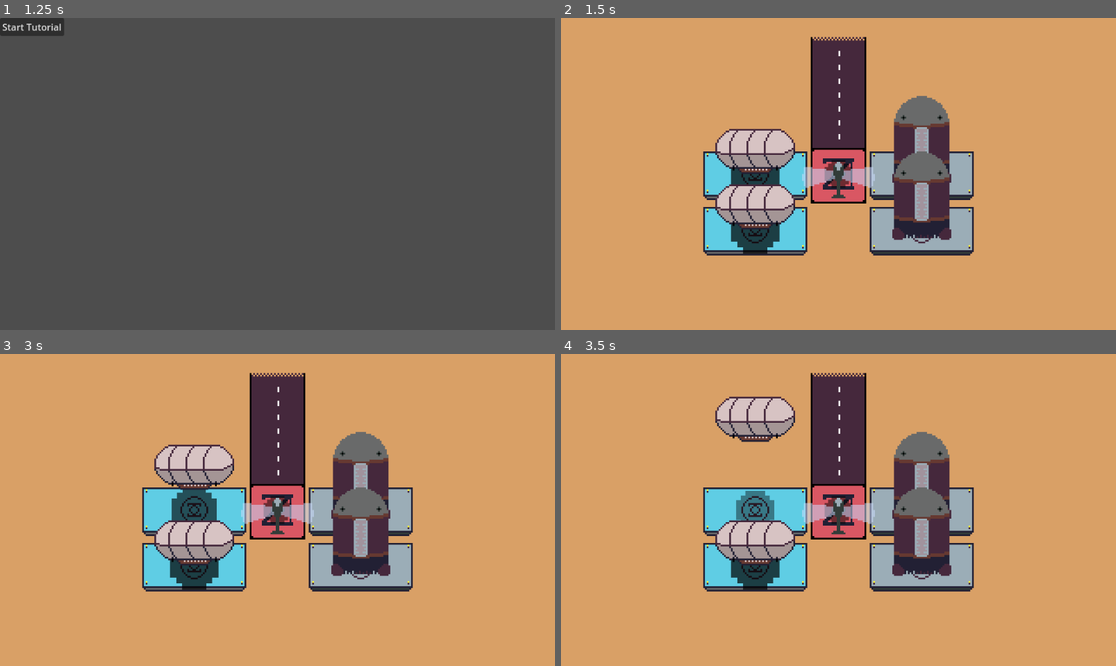
Above: before the commit, frames 1-4 (two rows, left to right).
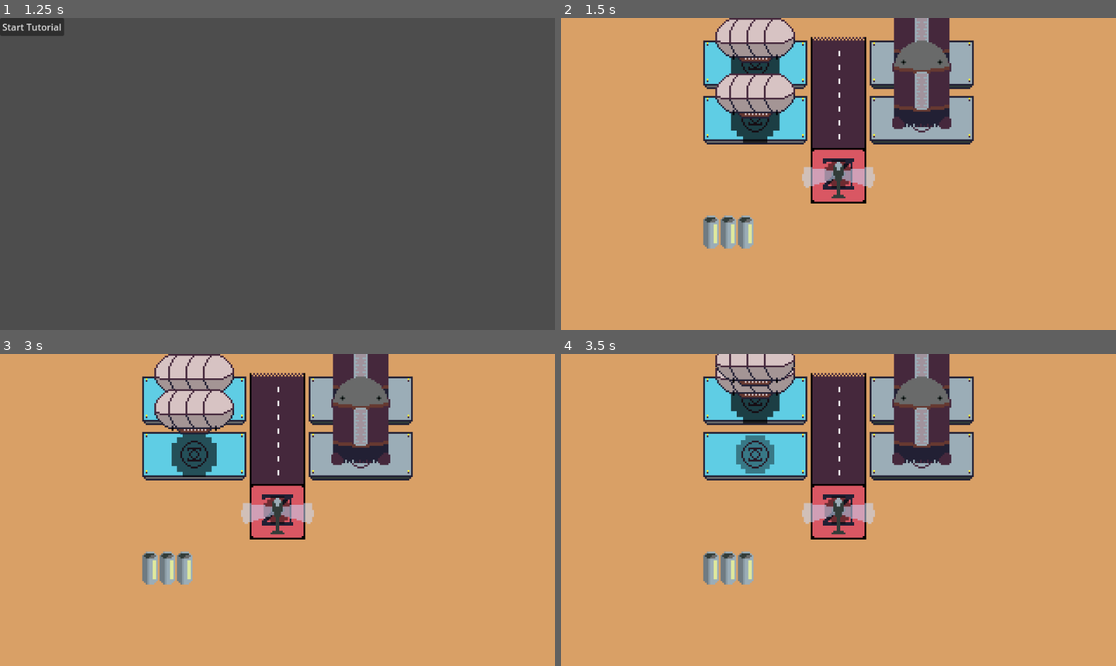
Above: after the commit, the same moments.

Repository: Griffii/Spice_Runners
Game: Godot game, scene res://managers/Main_Scene.tscn
Same seed, same stepped clock (60 frames per second), same inputs: the game is played once before the commit and once after it. Before the commit the project starts from res://Main_Scene.tscn.
Inputs (mouse positions are in pixels of both pictures, inside the frame that each line leads up to):
- Up to frame 1 (1.25 s): tap Enter at 0.5 s; move the mouse to (399, 158) at 0.52 s; hold D (right) from 0.53 s (still down); tap E (beacon) at 0.6 s; click (399, 158) at 0.67 s
- Up to frame 2 (1.5 s): release D (right) at 1.25 s; click "Start Tutorial" at 1.25 s
- Up to frame 3 (3 s): tap Space (alt_up) at 2 s; move the mouse to (360, 475) at 2.02 s; hold Shift (alt_down) 2.03-2.78 s; tap E (beacon) at 2.1, 2.85 s; click (360, 475) at 2.17 s; tap Enter at 2.75 s; move the mouse to (360, 531) at 2.77 s; hold D (right) from 2.78 s (still down); click (360, 531) at 2.92 s
- Up to frame 4 (3.5 s): keep holding D (right)

Frame 1 is identical in both runs. In frame 2, 27% of the frame differs, in the area x 25-75%, y 0-77%; in frame 3, 26%; in frame 4, 26%.

Commit message:
Added spice silos and their spawning logic. Adjusted the carrier altitude and offset to better match crawlers sprite. Working on the spice offload logic and global spice storage.

Diff:
--- a/Main_Scene.tscn
+++ /dev/null
@@ -1,24 +0,0 @@
-[gd_scene load_steps=7 format=3 uid="uid://cb06d6loyq3b4"]
-
-[ext_resource type="Script" path="res://managers/level_manager.gd" id="1_vivpq"]
-[ext_resource type="Script" path="res://managers/base_manager.gd" id="2_mr6kd"]
-[ext_resource type="Script" path="res://ui_manager.gd" id="3_8wdcs"]
-[ext_resource type="PackedScene" uid="uid://c0gpfa2uiykfp" path="res://assets/base/thopter/thopter_pad.tscn" id="3_vjb8v"]
-[ext_resource type="PackedScene" uid="uid://omhicijnclmp" path="res://assets/base/crawler/crawler_pad.tscn" id="4_bkwpd"]
-[ext_resource type="PackedScene" uid="uid://8x3l20tx06gf" path="res://assets/base/carrier/carrier_pad.tscn" id="5_iq55b"]
-
-[node name="Main_Scene" type="Node2D"]
-
-[node name="Level_Manager" type="Node2D" parent="."]
-script = ExtResource("1_vivpq")
-
-[node name="Base_Manager" type="Node2D" parent="."]
-script = ExtResource("2_mr6kd")
-thopter_pad_scene = ExtResource("3_vjb8v")
-crawler_pad_scene = ExtResource("4_bkwpd")
-carrier_pad_scene = ExtResource("5_iq55b")
-
-[node name="UI_Manager" type="Node2D" parent="."]
-script = ExtResource("3_8wdcs")
-
-[node name="Audio_Manager" type="Node2D" parent="."]
--- a/assets/base/carrier/carrier.gd
+++ b/assets/base/carrier/carrier.gd
@@ -3,9 +3,9 @@
 # Carrier Properties
 @export var speed: float = 50.0  # Movement speed
 @export var arrival_distance: float = 1.0  # Distance at which the carrier "arrives"
-@export var max_altitude: float = 13.0  # Maximum height
+@export var max_altitude: float = 15.0  # Maximum height
 @export var payload_drop_delay: float = 1.0  # Delay before dropping payload
-@export var payload_altitude: float = 8.0  # Altitude when dropping or grabbing payload
+@export var payload_altitude: float = 12.0  # Altitude when dropping or grabbing payload
 @export var landing_altitude: float = 0.0
 @export var altitude_change_speed: float = 2.0  # Speed of altitude adjustment
 
@@ -188,6 +188,6 @@
 
 	# Offset the payload if attached     ## -55 for carrier, -25 for crawler works great. I don't know why
 	if payload_attached and payload:
-		var max_crawler_offset = -25
+		var max_crawler_offset = -5
 		var crawler_offset = (altitude - payload_altitude) / (max_altitude - payload_altitude) * max_crawler_offset
 		payload.global_position = global_position + Vector2(0, crawler_offset)
--- a/assets/base/crawler/crawler.gd
+++ b/assets/base/crawler/crawler.gd
@@ -79,7 +79,8 @@
 	mining_tick += delta
 
 	if mining_tick >= 1.0:  # Collect spice every second
-		current_spice = min(current_spice + mining_rate, max_storage)
+		# Increase spice in crawler storage
+		current_spice += mining_rate
 		print("Mining... Current Spice: ", current_spice, "/", max_storage)
 		# Deplete available spice
 		GameManager.level_manager.reduce_spice_at_tile(global_position, mining_rate)
@@ -113,7 +114,7 @@
 
 # Move to a new spice tile
 func move_to_target(delta: float, target_position: Vector2):
-	print("Moving from: ", global_position, " to: ", target_position)
+	##print("Moving from: ", global_position, " to: ", target_position)
 	global_position = global_position.move_toward(target_position, travel_speed * delta)
 
 # Check if arrived at target position
--- a/assets/base/crawler/crawler_pad.gd
+++ b/assets/base/crawler/crawler_pad.gd
@@ -3,8 +3,6 @@
 @onready var crawler: Area2D = $Crawler  # Variable for the Crawler child node
 var crawler_state: String = "idle"  # Default crawler state
 @export var crawler_name: String = "CRAWLER NAME"
-
-var max_base_storage: float = GameManager.base_manager.max_spice_storage
 
 
 # Reference to the carrier
@@ -23,7 +21,6 @@
 
 func _on_area_entered(area: Area2D) -> void:
 	if area.is_in_group("crawlers"):  # Ensure the entering body is a crawler
-		print("Crawler entered the pad: ", area.name)
 		unload_spice(area)
 
 
@@ -31,14 +28,12 @@
 # Unload spice from the crawler to the base storage
 func unload_spice(crawler):
 	print("Crawler is carrying, ", crawler.current_spice, " spice.")
-
-	if GameManager.base_manager.current_spice_storage >= GameManager.base_manager.max_spice_storage:
+	if GameManager.base_manager.base_current_spice_storage >= GameManager.base_manager.base_max_spice_storage:
 		print("No spice storage left!")
 		return
+	# Ensure the crawler has spice to unload: Call add_spice from base manager
+	if crawler.current_spice > 0:
+		GameManager.base_manager.add_spice(crawler.current_spice)
 
-	# Ensure the crawler has spice to unload
-	if crawler.current_spice > 0:
-		crawler.current_spice = GameManager.base_manager.add_spice(crawler.current_spice)
-
-		# Debugging information
-		print("Crawler remaining spice:", crawler.current_spice)
+		# After spice is added to base, remove from crawler
+		crawler.current_spice = 0
--- /dev/null
+++ b/assets/base/spice_silos/spice_silo.gd
@@ -0,0 +1,108 @@
+extends Area2D
+
+@export var silo_level: int = 1
+@export var max_storage: int = 1500
+@export var single_silo_storage: int = 500
+
+var current_storage: int = 0
+
+var silo1_storage: int = 0
+var silo2_storage: int = 0
+var silo3_storage: int = 0
+
+var spice_meter_max
+@onready var silo1_spice: ColorRect = $Silo1_spice
+@onready var silo2_spice: ColorRect = $Silo2_spice
+@onready var silo3_spice: ColorRect = $Silo3_spice
+
+
+
+func _ready() -> void:
+	# Get max height of color rectangles (should all be the same)
+	spice_meter_max = silo1_spice.size.y
+	# Empty silos of spice on spawn (Set color rects to 0)
+	silo1_spice.size.y = 0
+	silo2_spice.size.y = 0
+	silo3_spice.size.y = 0
+
+func _process(delta: float) -> void:
+	update_spice_meter()
+
+
+# Checks how much spice storage there is, takes it from the pad and returns the leftover amount
+func receive_spice(amount: int) -> int:
+	# Check for storage space
+	if current_storage < max_storage:
+		# Find out how much storage is available
+		var storage_space = max_storage - current_storage
+		var spice_stored
+		# Check if all spice passed will fit in storage, track how much is stored
+		if amount < storage_space:
+			spice_stored = amount
+		else:
+			spice_stored = storage_space
+
+		fill_silo(spice_stored)
+		return spice_stored
+	else:
+		return 0;
+# Distributes the spice taken from receive_spice among the silos
+func fill_silo(amount: int):
+	# Add to total storage
+	current_storage += amount
+
+	# Pick a specific silo to fill, starting with 1
+	if silo1_storage < single_silo_storage:
+		silo1_storage += amount
+		# Check for overflow
+		if silo1_storage > single_silo_storage:
+			var overflow = silo1_storage - single_silo_storage
+			silo1_storage = single_silo_storage
+			amount = overflow
+		else:
+			amount = 0
+	# Fill silo 2
+	if amount != 0 and silo2_storage < single_silo_storage:
+		silo2_storage += amount
+		# Check for overflow
+		if silo2_storage > single_silo_storage:
+			var overflow = silo2_storage - single_silo_storage
+			silo2_storage = single_silo_storage
+			amount = overflow
+		else:
+			amount = 0
+	# Fill silo 3
+	if amount != 0 and silo3_storage < single_silo_storage:
+		silo3_storage += amount
+		# Check for overflow
+		if silo3_storage > single_silo_storage:
+			var overflow = silo3_storage - single_silo_storage
+			silo3_storage = single_silo_storage
+			amount = overflow
+		else:
+			amount = 0
+	# Debug check - SHould never call
+	if amount != 0:
+		print("Silo received too much spice, overflow loss of: ", amount)
+
+
+# Function to update the spice meter in real time
+func update_spice_meter():
+	# Silo 1 meter
+	var difference_1 = abs(single_silo_storage - silo1_storage)
+	var percentage_1 = float(difference_1) / single_silo_storage
+	silo1_spice.size.y = spice_meter_max * percentage_1
+
+	# Silo 2 meter
+	var difference_2 = abs(single_silo_storage - silo2_storage)
+	var percentage_2 = float(difference_2) / single_silo_storage
+	silo2_spice.size.y = spice_meter_max * percentage_2
+
+	# Silo 3 meter
+	var difference_3 = abs(single_silo_storage - silo3_storage)
+	var percentage_3 = float(difference_3) / single_silo_storage
+	silo3_spice.size.y = spice_meter_max * percentage_3
+
+
+
+# Level up the silo: Cha
--- /dev/null
+++ b/assets/base/spice_silos/spice_silo.tscn
@@ -0,0 +1,38 @@
+[gd_scene load_steps=4 format=3 uid="uid://bbehwcg7meql"]
+
+[ext_resource type="Script" path="res://assets/base/spice_silos/spice_silo.gd" id="1_v3kn0"]
+[ext_resource type="Texture2D" uid="uid://dajxxrki22m01" path="res://assets/base/spice_silos/Spice_Silo_Level01.png" id="2_3l5kp"]
+
+[sub_resource type="RectangleShape2D" id="RectangleShape2D_vkfhv"]
+size = Vector2(29, 19)
+
+[node name="SpiceSilo" type="Area2D"]
+script = ExtResource("1_v3kn0")
+
+[node name="Silo1_spice" type="ColorRect" parent="."]
+offset_left = -8.0
+offset_top = -3.0
+offset_right = -6.0
+offset_bottom = 8.0
+color = Color(1, 1, 0, 1)
+
+[node name="Silo2_spice" type="ColorRect" parent="."]
+offset_left = 2.0
+offset_top = -3.0
+offset_right = 4.0
+offset_bottom = 8.0
+color = Color(1, 1, 0, 1)
+
+[node name="Silo3_spice" type="ColorRect" parent="."]
+offset_left = 12.0
+offset_top = -3.0
+offset_right = 14.0
+offset_bottom = 8.0
+color = Color(1, 1, 0, 1)
+
+[node name="lvl1_collision" type="CollisionShape2D" parent="."]
+position = Vector2(0.5, 1.5)
+shape = SubResource("RectangleShape2D_vkfhv")
+
+[node name="Silo_Sprite" type="Sprite2D" parent="."]
+texture = ExtResource("2_3l5kp")
--- /dev/null
+++ b/managers/Main_Scene.tscn
@@ -0,0 +1,26 @@
+[gd_scene load_steps=8 format=3 uid="uid://cb06d6loyq3b4"]
+
+[ext_resource type="Script" path="res://managers/level_manager.gd" id="1_xbt8r"]
+[ext_resource type="Script" path="res://managers/base_manager.gd" id="2_c3ga6"]
+[ext_resource type="PackedScene" uid="uid://c0gpfa2uiykfp" path="res://assets/base/thopter/thopter_pad.tscn" id="3_1jrd4"]
+[ext_resource type="PackedScene" uid="uid://omhicijnclmp" path="res://assets/base/crawler/crawler_pad.tscn" id="4_gmqcy"]
+[ext_resource type="PackedScene" uid="uid://8x3l20tx06gf" path="res://assets/base/carrier/carrier_pad.tscn" id="5_3xxyn"]
+[ext_resource type="PackedScene" uid="uid://bbehwcg7meql" path="res://assets/base/spice_silos/spice_silo.tscn" id="6_5scct"]
+[ext_resource type="Script" path="res://managers/ui_manager.gd" id="6_bftj6"]
+
+[node name="Main_Scene" type="Node2D"]
+
+[node name="Level_Manager" type="Node2D" parent="."]
+script = ExtResource("1_xbt8r")
+
+[node name="Base_Manager" type="Node2D" parent="."]
+script = ExtResource("2_c3ga6")
+thopter_pad_scene = ExtResource("3_1jrd4")
+crawler_pad_scene = ExtResource("4_gmqcy")
+carrier_pad_scene = ExtResource("5_3xxyn")
+spice_silo_scene = ExtResource("6_5scct")
+
+[node name="UI_Manager" type="Node2D" parent="."]
+script = ExtResource("6_bftj6")
+
+[node name="Audio_Manager" type="Node2D" parent="."]
--- a/managers/base_manager.gd
+++ b/managers/base_manager.gd
@@ -6,21 +6,26 @@
 @export var num_of_crawlers: int = 2
 @export var fuel: float = 0.0
 
-var max_spice_storage: float
-var current_spice_storage: float = 0.0 # Start with no spice at the beginning of the day
+var base_max_spice_storage: int
+var base_current_spice_storage: int = 0 # Start with no spice at the beginning of the day
 
 
 # Reference to the base components
 @export var thopter_pad_scene: PackedScene
 @export var crawler_pad_scene: PackedScene
 @export var carrier_pad_scene: PackedScene
-@export var spice_silo_01_scene: PackedScene
-@export var spice_silo_02_scene: PackedScene
-@export var spice_silo_03_scene: PackedScene
+@export var spice_silo_scene: PackedScene
+
 
 # Base Data
 var base_perimeter: CollisionShape2D
 var base_tiles: Array
+# Array for silo nodes
+@onready var silo_array: Array = []
+
+# called once at beginning of the game
+func _ready() -> void:
+	add_silo() # Adds 1 silo to the array
 
 
 # Function to load the base scene
@@ -30,6 +35,10 @@
 	spawn_thopter_pad()
 	spawn_carrier_pads()
 	spawn_crawler_pads()
+	spawn_spice_silos()
+
+	set_max_storage()
+
 
 # Function to unload the current base
 func unload_base() -> void:
@@ -139,7 +148,7 @@
 		var carrier_pad_instance = carrier_pad_scene.instantiate()
 
 		# Calculate the spawn tile position
-		var tile_coords = Vector2i(-2, i)  # Increment the y-coordinate for each carrier pad
+		var tile_coords = Vector2i(-2,(-2 + i))  # Increment the y-coordinate for each carrier pad
 		var spawn_position = GameManager.level_manager.tile_data.map_to_local(tile_coords)  # Convert to global position
 
 		#Offset the coords to line up with the perimeter and thopter
@@ -165,7 +174,7 @@
 		var crawler_pad_instance = crawler_pad_scene.instantiate()
 
 		# Calculate the spawn tile position
-		var tile_coords = Vector2i(1, i)  # Increment the y-coordinate for each carrier pad
+		var tile_coords = Vector2i(1,(-2 + i))  # Increment the y-coordinate for each carrier pad
 		var spawn_position = GameManager.level_manager.tile_data.map_to_local(tile_coords)  # Convert to global position
 
 		#Offset the coords to line up with the perimeter and thopter
@@ -179,10 +188,56 @@
 
 		print("Crawler pad spawned at tile:", tile_coords, "Global position:", spawn_position)
 
-# Add spice to the base storage
-func add_spice(amount: int) -> int:
-	var remaining_capacity = max_spice_storage - current_spice_storage
-	var added_spice = min(amount, remaining_capacity)
-	current_spice_storage += added_spice
-	print("Added ", added_spice, " spice to base. Current storage: ", current_spice_storage, "/", max_spice_storage)
-	return added_spice
+func spawn_spice_silos():
+	# Check the silo array and spawn silos accordingly
+	if silo_array.size() == 0:
+		print("No silos available. That doesn't seem right...")
+	else:
+		for i in silo_array:
+			var new_silo_instance = i
+
+			# Add the instance to the Base Manager
+			add_child(new_silo_instance)
+
+
+# Add a silo to the array
+func add_silo():
+	# Check if the PackedScene is set
+	if not spice_silo_scene:
+		print("Spice silo scene is not set!")
+		return
+
+	# Instantiate the spice silo scene
+	var silo = spice_silo_scene.instantiate()
+
+	# Add it to the array
+	silo_array.append(silo)
+
+	# Calculate the position based on the size of the array
+	var index = silo_array.size() - 1  # Current index (0-based)
+	var tile_x = (index % 5) - 2  # Calculate x-coord (-2 to 2, based on 5 tiles per row)
+	var tile_y = (index / 5) + 1  # Calculate y-coord (1-based, increments every 5 silos)
+
+	# Assign the position
+	silo.position = Vector2(tile_x, tile_y) * 32  # 32px grid size
+
+# Check the silo array and set the bases max storage capacity by adding silo storage capacities
+func set_max_storage():
+	var storage: int = 0
+	for i in silo_array:
+		storage += i.max_storage
+
+	base_max_spice_storage = storage
+
+# Add spice to the base storage:
+# Select a silo and send the spice to that silos "recieve_spice(int)" function
+func add_spice(amount: int):
+	# Take the amount and pass it through the spice silo array filling them up as it goes
+	var spice_to_deposit = amount
+	for i in silo_array:
+		if spice_to_deposit == 0:
+			return
+		spice_to_deposit = i.receive_spice(spice_to_deposit)
+
+	if spice_to_deposit != 0:
+		print(spice_to_deposit, " spice was unable to be stored.")
--- a/project.godot
+++ b/project.godot
@@ -11,13 +11,13 @@
 [application]
 
 config/name="Spice Runners"
-run/main_scene="res://Main_Scene.tscn"
+run/main_scene="res://managers/Main_Scene.tscn"
 config/features=PackedStringArray("4.3", "Forward Plus")
 config/icon="res://Thopter.svg"
 
 [autoload]
 
-GameManager="*res://Game_Manager.gd"
+GameManager="*res://managers/Game_Manager.gd"
 
 [display]
 
Renamed: game_manager.gd -> managers/Game_Manager.gd
Renamed: ui_manager.gd -> managers/ui_manager.gd
